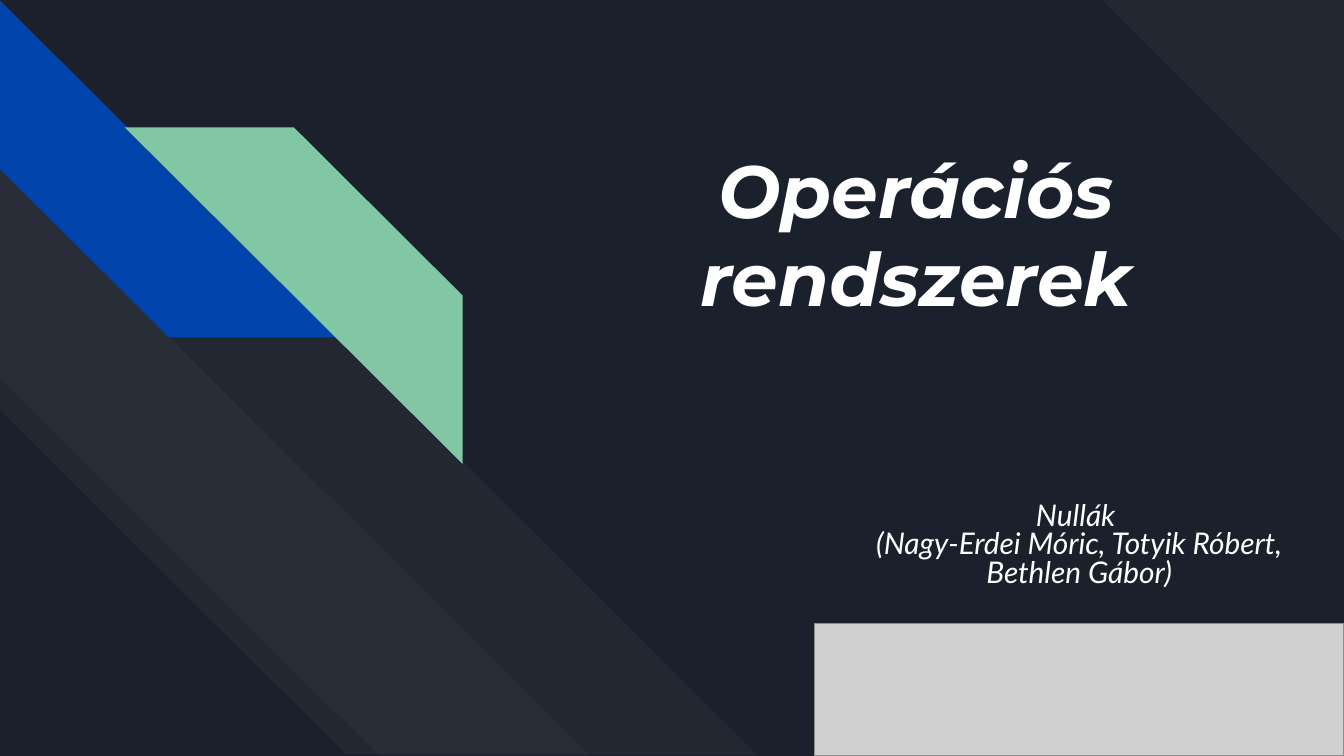
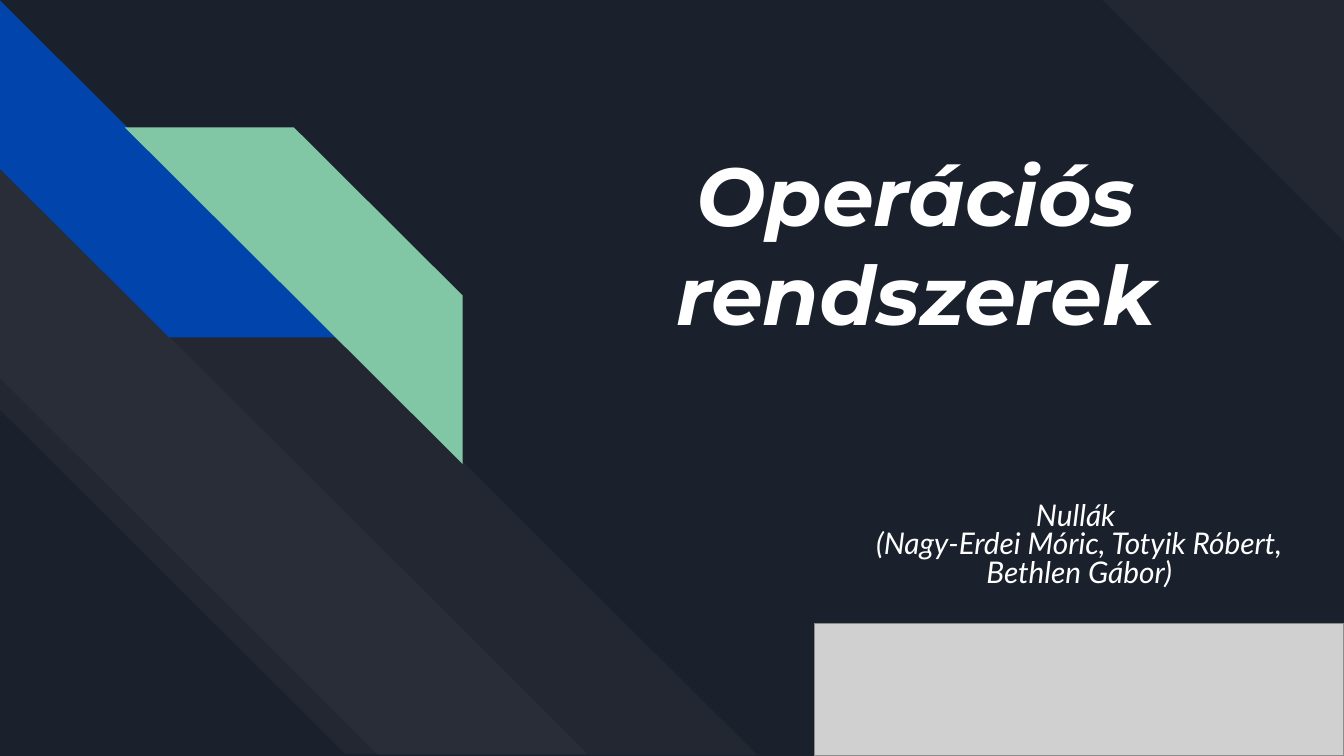
Before and after one commit to SNRobi/Op.-rendszer, a slide deck: slide 1 of Op. rendszerek utazási irodának.pptx. Drawn at 1344x756 pixels with LibreOffice and Linux fonts; fonts in the diff are those of the drawing; grey boxes stand for pictures. Boxes give left, top, right and bottom in pixels: in the first picture for what was removed or moved away, otherwise in the second. Text is boxed around its words. In the diff, an @@ line names an element or a change of style, - is before the commit and + after.

```diff
--- a/Op. rendszerek utazási irodának.pptx
+++ b/Op. rendszerek utazási irodának.pptx
@@ title "Operációs rendszerek" at (x1=677, y1=161, x2=1155, y2=326): size 39.6 to 44 pt @@
```
Also in this commit, not shown: 3 other slides changed.
